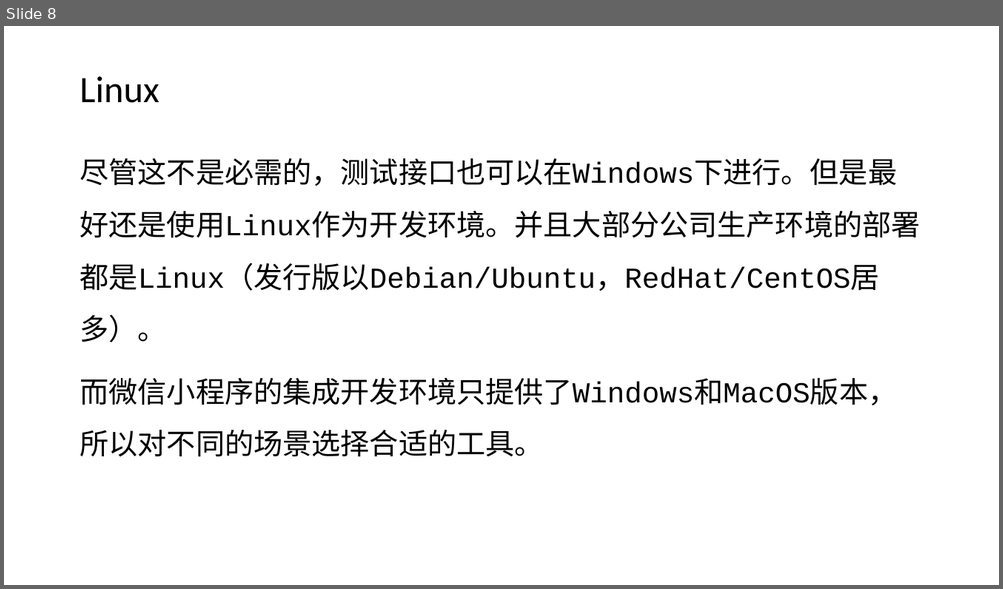
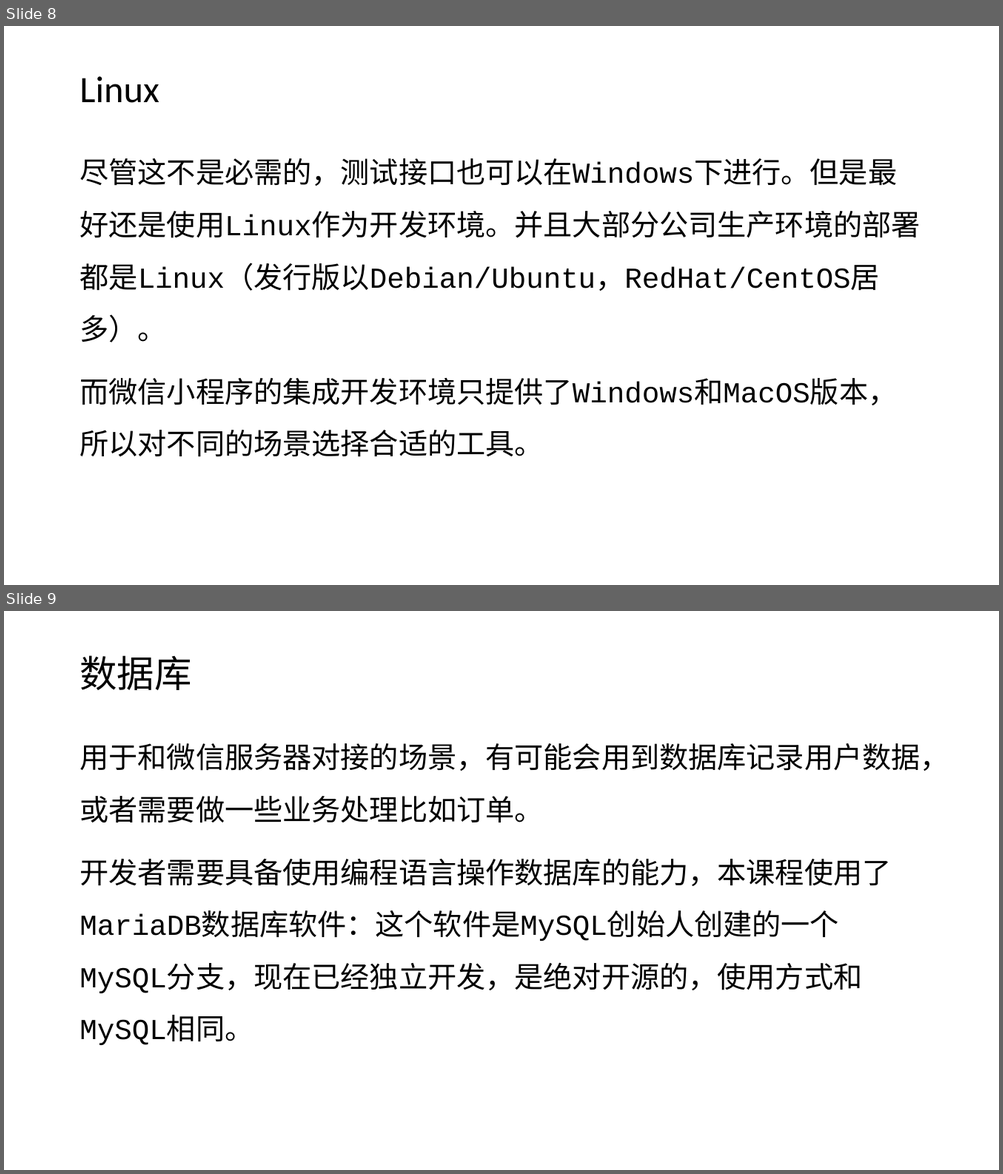
Before and after one commit to edu2act/course-wechat-and-miniprogram, a slide deck: ch01/技术清单.pptx. Shown one above the other, each under a label of ours: slide 8 before the commit, slides 8 and 9 after it. The pictures are 1003x589 and 1003x1174 pixels, drawn with LibreOffice and Linux fonts; fonts in the diff are those of the drawing. Boxes give left, top, right and bottom in pixels: in the first picture for what was removed or moved away, otherwise in the second. Text is boxed around its words. In the diff, an @@ line names an element or a change of style, - is before the commit and + after.

```diff
--- a/ch01/技术清单.pptx
+++ b/ch01/技术清单.pptx
@@ slide 9 added at [4,611,999,1170], background #FFFFFF @@
@@ title added at [79,655,191,690], 36 pt, text #000000 @@
+数据库
@@ text added at [79,743,948,1045], 28 pt, text #000000 @@
+用于和微信服务器对接的场景，有可能会用到数据库记录用户数据，或者需要做一些业务处理比如订单。
+开发者需要具备使用编程语言操作数据库的能力，本课程使用了MariaDB数据库软件：这个软件是MySQL创始人创建的一个MySQL分支，现在已经独立开发，是绝对开源的，使用方式和MySQL相同。
```
